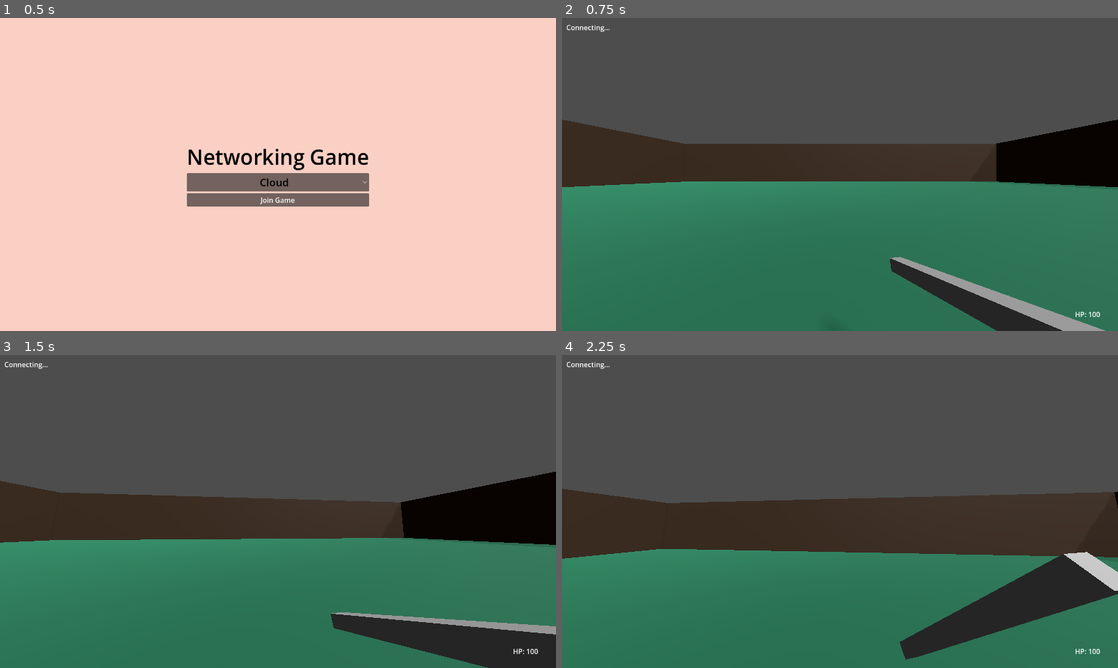
Above: before the commit, frames 1-4 (two rows, left to right).
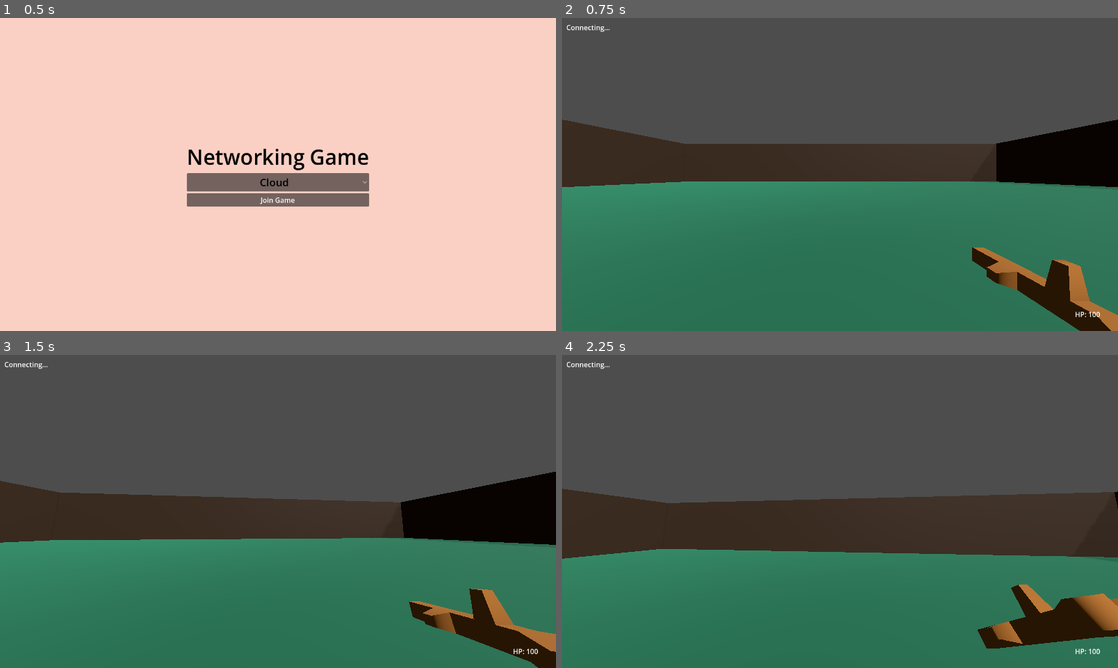
Above: after the commit, the same moments.

Repository: Carter-Lewis/fps_network_protocol
Game: Godot game, scene res://scenes/MainMenu.tscn
Two runs of this game, one before a commit and one after it. Both use one fixed random seed, a clock stepped at 60 frames per second and the inputs below.
Inputs (mouse positions are in pixels of both pictures, inside the frame that each line leads up to):
- Up to frame 1 (0.5 s): no input
- Up to frame 2 (0.75 s): click "Join Game" at 0.5 s
- Up to frame 3 (1.5 s): tap Enter at 1.25 s; move the mouse to (305, 511) at 1.27 s; press the mouse at (305, 511) at 1.28 s; hold W (move_forward) from 1.28 s (still down)
- Up to frame 4 (2.25 s): keep holding W (move_forward); tap Space (jump) at 1.52 s; move the mouse to (812, 511) at 2.02 s; release the mouse at (812, 511) at 2.03 s; click (812, 511) at 2.1 s

Frame 1 is identical in both runs. In frame 2, 5.6% of the frame differs, in the area x 59-100%, y 73-100%; in frame 3, 5.5%; in frame 4, 7.1%, in the area x 60-100%, y 62-98%.

Commit message:
added stick, swinging, death, respawn, etc

Diff:
--- a/fps_game/scenes/RemotePlayer.tscn
+++ b/fps_game/scenes/RemotePlayer.tscn
@@ -9,6 +9,10 @@
 
 [sub_resource type="BoxMesh" id="health_bar_mesh"]
 size = Vector3(0.8, 0.08, 0.02)
+
+[sub_resource type="StandardMaterial3D" id="StandardMaterial3D_3fgre"]
+shading_mode = 0
+albedo_color = Color(0, 1, 0, 1)
 
 [node name="RemotePlayer" type="CharacterBody3D" unique_id=143288618]
 collision_layer = 2
@@ -26,12 +30,10 @@
 [node name="HealthBar" type="Node3D" parent="." unique_id=1413146360]
 transform = Transform3D(1, 0, 0, 0, 1, 0, 0, 0, 1, 0, 3, 0)
 
-[node name="Background" type="MeshInstance3D" parent="HealthBar" unique_id=702894797]
-mesh = SubResource("health_bar_mesh")
-
 [node name="Bar" type="MeshInstance3D" parent="HealthBar" unique_id=350897046]
 transform = Transform3D(1, 0, 0, 0, 1, 0, 0, 0, 1, 0, 0, 0.015)
 mesh = SubResource("health_bar_mesh")
+surface_material_override/0 = SubResource("StandardMaterial3D_3fgre")
 
 [node name="MeshInstance3D" type="MeshInstance3D" parent="." unique_id=488415484]
 transform = Transform3D(-1, 0, -8.742278e-08, 0, 1, 0, 8.742278e-08, 0, -1, 0, 1.1, 0)
--- a/fps_game/scripts/LocalPlayer.gd
+++ b/fps_game/scripts/LocalPlayer.gd
@@ -16,20 +16,29 @@
 var _hit_marker_timer: float = 0.0
 var _swing_cooldown: float = 0.0
 var _stick: MeshInstance3D = null
-var _stick_rest_rotation: Vector3 = Vector3(-0.3, 0.2, 0.0)
+var _stick_rest_rotation: Vector3 = Vector3(0.0, PI / 2.0, 0.0)
+var _dead := false
+var _respawn_timer := 0.0
+var _death_screen: CanvasLayer = null
+var _respawn_label: Label = null
 
 func _ready() -> void:
 	Input.set_mouse_mode(Input.MOUSE_MODE_CAPTURED)
 	NetworkManager.register_local_player(self)
 	_spawn_stick()
+	_spawn_death_screen()
 
 func _spawn_stick() -> void:
+	var mesh = load("res://assets/resource-wood.obj")
 	_stick = MeshInstance3D.new()
-	var mesh = BoxMesh.new()
-	mesh.size = Vector3(0.05, 0.05, 0.6)
 	_stick.mesh = mesh
-	_stick.position = Vector3(0.3, -0.3, -0.4)
-	_stick.rotation = _stick_rest_rotation
+	_stick.position = Vector3(0.4, -0.25, -0.3)
+	_stick.rotation = Vector3(0.0, PI / 2.0, 0.0)
+	_stick.scale = Vector3(1.5, 1.5, 1.5)
+	var mat = StandardMaterial3D.new()
+	mat.albedo_color = Color(0.55, 0.35, 0.15)
+	mat.shading_mode = BaseMaterial3D.SHADING_MODE_PER_PIXEL
+	_stick.material_override = mat
 	camera_mount.add_child(_stick)
 
 func _unhandled_input(event: InputEvent) -> void:
@@ -46,6 +55,14 @@
 			Input.set_mouse_mode(Input.MOUSE_MODE_CAPTURED)
 
 func _physics_process(delta: float) -> void:
+	if _stick:
+		print("stick global: ", _stick.global_position, " | player global: ", global_position)
+	if _dead:
+		_respawn_timer -= delta
+		_respawn_label.text = "YOU DIED\nRespawning in %d..." % ceili(_respawn_timer)
+		if _respawn_timer <= 0:
+			_do_respawn()
+		return
 	_swing_cooldown -= delta
 	_hit_marker_timer -= delta
 	if _hit_marker_timer <= 0:
@@ -71,5 +88,40 @@
 	_hit_marker_timer = 0.2
 	# animate stick forward and back
 	var tween = create_tween()
-	tween.tween_property(_stick, "rotation", Vector3(-1.0, 0.2, 0.0), 0.1)
+	tween.tween_property(_stick, "rotation", Vector3(0.0, PI / 2.0, -1.0), 0.1)
 	tween.tween_property(_stick, "rotation", _stick_rest_rotation, 0.15)
+
+func _spawn_death_screen() -> void:
+	_death_screen = CanvasLayer.new()
+	_death_screen.visible = false
+	add_child(_death_screen)
+	var panel = ColorRect.new()
+	panel.color = Color(0, 0, 0, 0.6)
+	panel.set_anchors_preset(Control.PRESET_FULL_RECT)
+	_death_screen.add_child(panel)
+	_respawn_label = Label.new()
+	_respawn_label.set_anchors_preset(Control.PRESET_CENTER)
+	_respawn_label.horizontal_alignment = HORIZONTAL_ALIGNMENT_CENTER
+	_respawn_label.add_theme_font_size_override("font_size", 32)
+	_respawn_label.text = "YOU DIED\nRespawning in 5..."
+	_death_screen.add_child(_respawn_label)
+
+func update_health(new_health: int) -> void:
+	health = new_health
+	health_label.text = "HP: %d" % health
+
+func on_death() -> void:
+	_dead = true
+	_respawn_timer = 5.0
+	_death_screen.visible = true
+	_respawn_label.text = "YOU DIED\nRespawning in 5..."
+
+func _do_respawn() -> void:
+	_dead = false
+	_death_screen.visible = false
+	health = 100
+	health_label.text = "HP: 100"
+	global_position = Vector3(0, 1, 0)
+	velocity = Vector3.ZERO
+	Input.set_mouse_mode(Input.MOUSE_MODE_CAPTURED)
+	NetworkManager.send_respawn_request()
--- a/fps_game/scripts/Main.gd
+++ b/fps_game/scripts/Main.gd
@@ -21,16 +21,18 @@
 
 func _on_player_joined(player_id: int) -> void:
 	if player_id == NetworkManager.my_player_id:
-		return  # Don't spawn a node for ourselves
+		return
+	# re-spawn if node was previously despawned (e.g. after death)
 	if _remote_player_nodes.has(player_id):
-		return  # Already spawned
-
+		var existing = _remote_player_nodes[player_id]
+		if is_instance_valid(existing):
+			return  # already alive, skip
+		else:
+			_remote_player_nodes.erase(player_id)  # stale, clean up and re-spawn
 	var player = remote_player_scene.instantiate()
 	remote_players_container.add_child(player)
 	player.setup(player_id)
 	_remote_player_nodes[player_id] = player
-
-	# Register with NetworkManager so it can call apply_state() on this node
 	NetworkManager.register_remote_player(player_id, player)
 	print("Player joined: ", player_id)
 
--- a/fps_game/scripts/NetworkManager.gd
+++ b/fps_game/scripts/NetworkManager.gd
@@ -131,14 +131,35 @@
 	tcp.poll()
 	if tcp.get_status() != StreamPeerTCP.STATUS_CONNECTED:
 		return
-	if tcp.get_available_bytes() < 3:
-		return
-	var type_byte = tcp.get_u8()
-	if type_byte == 0x10:
-		var hi = tcp.get_u8()
-		var lo = tcp.get_u8()
-		my_player_id = (hi << 8) | lo
-		print("Connected! player_id = ", my_player_id)
+	while tcp.get_available_bytes() > 0:
+		var type_byte = tcp.get_u8()
+		if type_byte == 0x10:
+			# connected - 3 bytes total, already read 1
+			if tcp.get_available_bytes() < 2:
+				return
+			var hi = tcp.get_u8()
+			var lo = tcp.get_u8()
+			my_player_id = (hi << 8) | lo
+			print("Connected! player_id = ", my_player_id)
+		elif type_byte == 0x13:
+			# health update - 6 more bytes
+			if tcp.get_available_bytes() < 6:
+				return
+			var hi = tcp.get_u8()
+			var lo = tcp.get_u8()
+			var _pid = (hi << 8) | lo
+			var h = tcp.get_u8() << 24 | tcp.get_u8() << 16 | tcp.get_u8() << 8 | tcp.get_u8()
+			if local_player and local_player.has_method("update_health"):
+				local_player.update_health(h)
+		elif type_byte == 0x14:
+			# you died - 2 more bytes
+			if tcp.get_available_bytes() < 2:
+				return
+			var hi = tcp.get_u8()
+			var lo = tcp.get_u8()
+			var _pid = (hi << 8) | lo
+			if local_player and local_player.has_method("on_death"):
+				local_player.on_death()
 
 # udp out: send player input (0x02) every frame
 # layout: [type:u8, seq:u16be, yaw:f32be, pitch:f32be, move_x:i8, move_z:i8]
@@ -175,6 +196,16 @@
 	buf.append(flags)
 	udp.put_packet(buf)
 
+func send_respawn_request() -> void:
+	if tcp == null or my_player_id < 0:
+		return
+	var buf := PackedByteArray()
+	buf.append(0x15)
+	buf.append((my_player_id >> 8) & 0xFF)
+	buf.append(my_player_id & 0xFF)
+	tcp.put_data(buf)
+	print("Sent RespawnRequest for player ", my_player_id)
+
 # udp in: route incoming packets by type
 func _poll_udp():
 	if udp == null:
@@ -188,6 +219,8 @@
 				_handle_world_state(packet)
 			0x12:
 				_handle_player_left(packet)
+			0x04:
+				_handle_swing_notify(packet)
 
 # tcp out: send swing packet (0x03) with our player id
 
@@ -201,26 +234,47 @@
 	tcp.put_data(buf)
 	print("Sent Swing for player ", my_player_id)
 
+# udp in: another player swung, play their animation
+func _handle_swing_notify(packet: PackedByteArray):
+	if packet.size() < 3:
+		return
+	var pid = _unpack_u16(packet, 1)
+	if remote_players.has(pid):
+		var rp = remote_players[pid]
+		if is_instance_valid(rp) and rp.has_method("play_swing"):
+			rp.play_swing()
+
 # udp in: parse world state and apply positions to remote players
 # layout: [type:u8, count:u8, then count x 22 bytes per player]
 func _handle_world_state(packet: PackedByteArray):
 	var player_count = packet[1]
-	var expected = 2 + player_count * 22
+	var expected = 2 + player_count * 26
 	if packet.size() != expected:
 		push_warning("WorldState size mismatch: got %d, expected %d" % [packet.size(), expected])
 		return
 	var offset = 2
+	var seen_pids: Array = []
 	for i in range(player_count):
-		var pid   = _unpack_u16(packet, offset);    offset += 2
-		var px    = _unpack_f32_be(packet, offset); offset += 4
-		var py    = _unpack_f32_be(packet, offset); offset += 4
-		var pz    = _unpack_f32_be(packet, offset); offset += 4
-		var yaw   = _unpack_f32_be(packet, offset); offset += 4
-		var pitch = _unpack_f32_be(packet, offset); offset += 4
+		var pid    = _unpack_u16(packet, offset);    offset += 2
+		var px     = _unpack_f32_be(packet, offset); offset += 4
+		var py     = _unpack_f32_be(packet, offset); offset += 4
+		var pz     = _unpack_f32_be(packet, offset); offset += 4
+		var yaw    = _unpack_f32_be(packet, offset); offset += 4
+		var pitch  = _unpack_f32_be(packet, offset); offset += 4
+		var health = _unpack_i32_be(packet, offset); offset += 4
+		seen_pids.append(pid)
 		if pid == my_player_id:
 			_reconcile_local(Vector3(px, py, pz))
 		else:
-			_apply_remote(pid, Vector3(px, py, pz), yaw)
+			_apply_remote(pid, Vector3(px, py, pz), yaw, health)
+
+	for pid in remote_players.keys():
+		if pid not in seen_pids:
+			var node = remote_players[pid]
+			if is_instance_valid(node):
+				node.queue_free()
+			remote_players.erase(pid)
+			print("[-] Player ", pid, " removed from world state, despawned")
 
 # udp in: despawn remote player node on disconnect (0x12)
 # layout: [type:u8, player_id:u16be]
@@ -248,7 +302,7 @@
 		local_player.global_position = local_player.global_position.lerp(corrected, 0.3)
 
 # apply server position and yaw to a remote player node, log drift
-func _apply_remote(pid: int, pos: Vector3, yaw: float):
+func _apply_remote(pid: int, pos: Vector3, yaw: float, health: int):
 	if not remote_players.has(pid):
 		emit_signal("player_joined", pid)
 		return
@@ -257,7 +311,7 @@
 		var drift = pos.distance_to(rp.global_position)
 		var elapsed = (Time.get_ticks_msec() / 1000.0) - _start_time
 		_drift_log.append({"time": elapsed, "player_id": pid, "drift": drift})
-		rp.apply_state(pos, yaw)
+		rp.apply_state(pos, yaw, health)
 
 # called by LocalPlayer.gd and Main.gd after spawning nodes
 func register_local_player(node: Node):
@@ -297,6 +351,13 @@
 	val = clampi(val, -1, 1)
 	if val < 0:
 		return val + 256
+	return val
+
+func _unpack_i32_be(buf: PackedByteArray, offset: int) -> int:
+	var val = (buf[offset] << 24) | (buf[offset+1] << 16) | (buf[offset+2] << 8) | buf[offset+3]
+	# sign extend
+	if val >= 0x80000000:
+		val -= 0x100000000
 	return val
 
 # export drift log to csv, one row per player per sample
--- a/fps_game/scripts/RemotePlayer.gd
+++ b/fps_game/scripts/RemotePlayer.gd
@@ -5,11 +5,15 @@
 # by whatever NetworkManager tells it.
 
 @onready var name_label: Label3D = $NameLabel
-@onready var mesh: MeshInstance3D = $PlayerMesh
+@onready var mesh: MeshInstance3D = $MeshInstance3D
 @onready var health_bar: Node3D = $HealthBar
+
 
 var player_id: int = -1
 var current_health: int = 100
+var _stick: MeshInstance3D = null
+var _stick_rest_rotation: Vector3 = Vector3(0.0, 0.0, 0.0)
+
 
 # Interpolation - smooth movement between received state updates
 var _target_position: Vector3 = Vector3.ZERO
@@ -18,15 +22,19 @@
 
 func _ready() -> void:
 	add_to_group("remote_players")
+	_spawn_stick()
+	print("RemotePlayer ready, stick: ", _stick)
 
 func setup(pid: int) -> void:
 	player_id = pid
 	name_label.text = "Player%d" % pid
 
-func apply_state(pos: Vector3, yaw: float) -> void:
+func apply_state(pos: Vector3, yaw: float, health: int) -> void:
 	# Called by NetworkManager when a state update arrives for this player
 	_target_position = pos
 	_target_yaw = yaw
+	current_health = health
+	_update_health_bar()
 
 func _physics_process(delta: float) -> void:
 	# Interpolate toward target smoothly to hide packet jitter
@@ -34,7 +42,26 @@
 	rotation.y = lerp_angle(rotation.y, _target_yaw, _interpolation_speed * delta)
 
 func _update_health_bar() -> void:
-	if health_bar:
-		var bar = health_bar.get_node_or_null("Bar")
-		if bar:
-			bar.scale.x = float(current_health) / 100.0
+	var bar = health_bar.get_node_or_null("Bar")
+	if bar:
+		var pct = float(current_health) / 100.0
+		bar.scale.x = pct
+		bar.position.x = (1.0 - pct) * 0.5
+
+func _spawn_stick() -> void:
+	var stick_mesh = load("res://assets/resource-wood.obj")
+	_stick = MeshInstance3D.new()
+	_stick.mesh = stick_mesh
+	_stick.position = Vector3(1.0, 2.0, 0.0)
+	_stick.rotation = Vector3(0.0, PI, -PI / 2.0)
+	_stick.scale = Vector3(5.0, 5.0, 5.0)
+	var mat = StandardMaterial3D.new()
+	mat.albedo_color = Color(0.55, 0.35, 0.15)
+	mat.shading_mode = BaseMaterial3D.SHADING_MODE_PER_PIXEL
+	_stick.material_override = mat
+	add_child(_stick)
+
+func play_swing() -> void:
+	var tween = create_tween()
+	tween.tween_property(_stick, "rotation", Vector3(0.0, 0.0, -1.0), 0.1)
+	tween.tween_property(_stick, "rotation", _stick_rest_rotation, 0.15)
Not shown, added: fps_game/assets/resource-wood.mtl
Not shown, added: fps_game/assets/resource-wood.obj
Not shown, added: fps_game/.DS_Store
Not shown, added: protocol/.gitignore
Not shown, changed: protocol/src/lib.rs
Not shown, changed: server/src/main.rs
